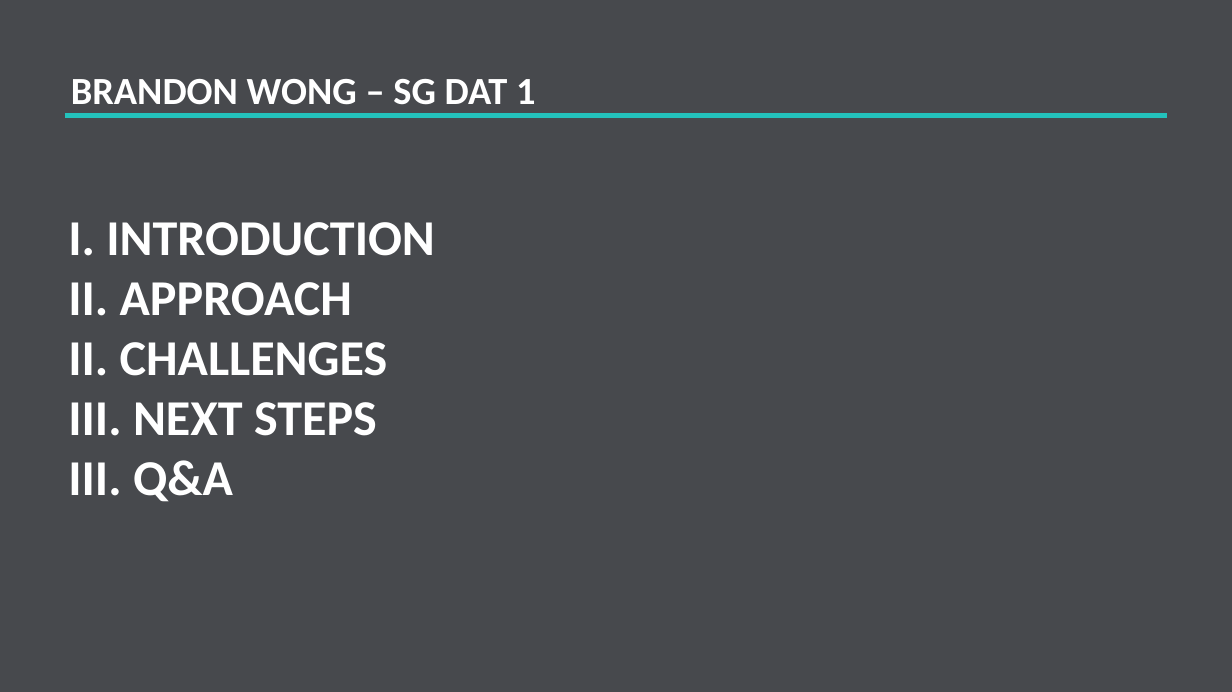
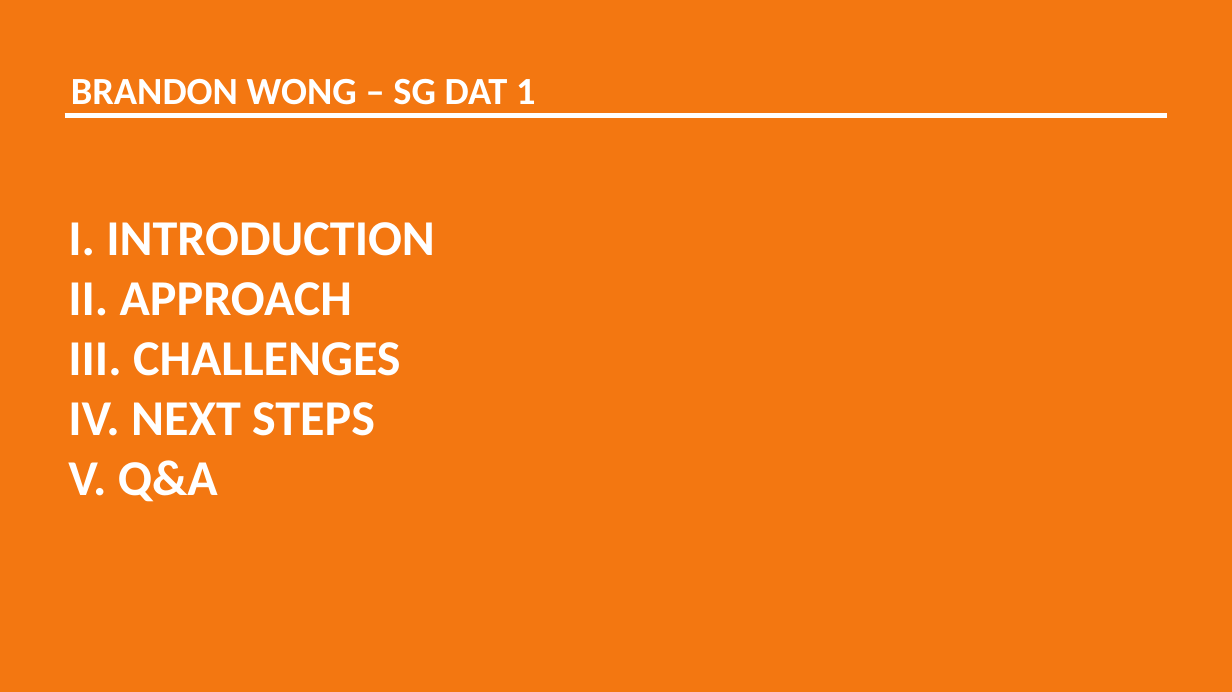
Before and after one commit to misrab/homework, a slide deck: slide 1 of BrandonWong/Project/Presentation.pptx. Drawn at 1232x692 pixels with LibreOffice and Linux fonts; fonts in the diff are those of the drawing. Boxes give left, top, right and bottom in pixels: in the first picture for what was removed or moved away, otherwise in the second. Text is boxed around its words. In the diff, an @@ line names an element or a change of style, - is before the commit and + after.

```diff
--- a/BrandonWong/Project/Presentation.pptx
+++ b/BrandonWong/Project/Presentation.pptx
@@ rectangle at (0, 0, 1232, 692): fill #47494D to #F37711 @@
@@ line (65, 116) - (1167, 116): stroke #23C2BC 3 pt to #FFFFFF 3 pt @@
@@ title at (68, 222, 435, 502): text changed @@
-I. INTRODUCTION
-II. APPROACH
-II. CHALLENGES
-III. NEXT STEPS
-III. Q&A
+I. INTRODUCTION
+II. APPROACH
+III. CHALLENGES
+IV. NEXT STEPS
+V. Q&A
```
Also in this commit, not shown: 8 other slides changed, 1 other file.
